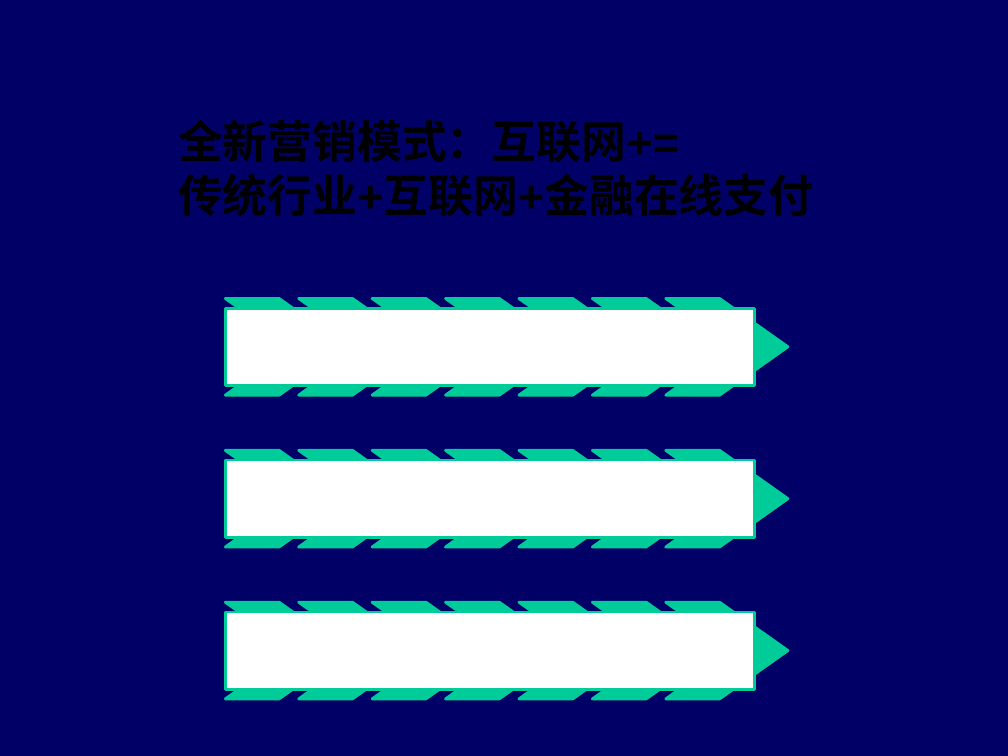
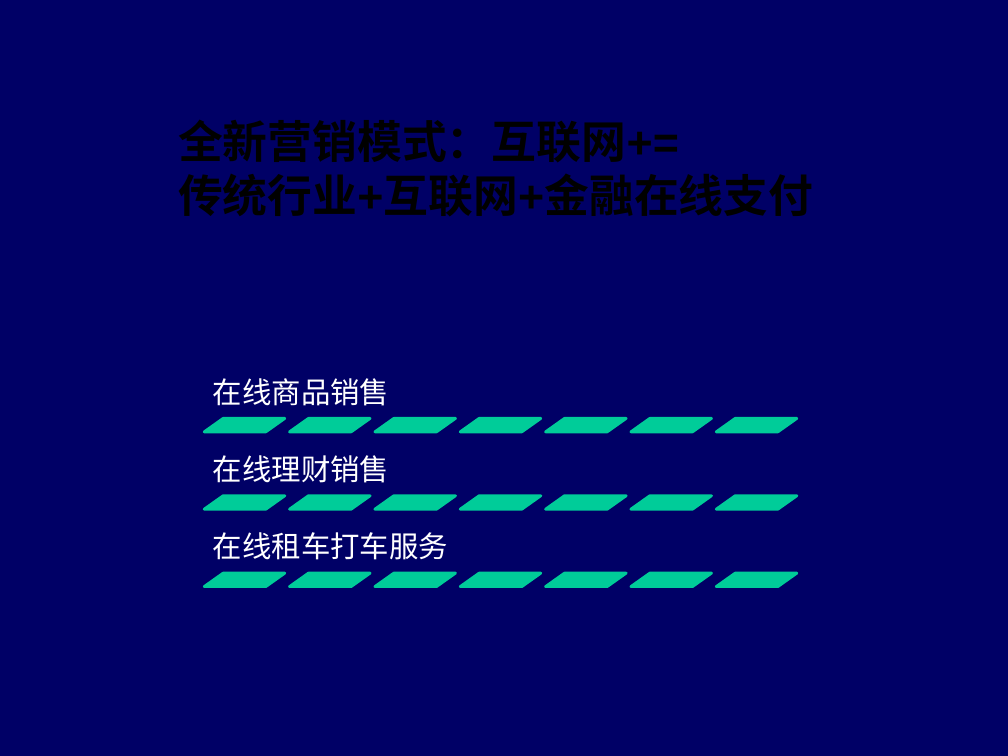
Before and after one commit to christwei/gitDoc, a slide deck: slide 2 of 环宇IT开发培训简介.pptx. Drawn at 1008x756 pixels with LibreOffice and Linux fonts; fonts in the diff are those of the drawing; background and template pictures are left out. Boxes give left, top, right and bottom in pixels: in the first picture for what was removed or moved away, otherwise in the second. Text is boxed around its words. In the diff, an @@ line names an element or a change of style, - is before the commit and + after.

```diff
--- a/环宇IT开发培训简介.pptx
+++ b/环宇IT开发培训简介.pptx
@@ text "在线商品销售": place and size @@
-text "在线商品销售" at <box>235,307,520,376</box>
+text "在线商品销售" at <box>213,378,389,406</box>
@@ text "在线理财销售": place and size @@
-text "在线理财销售" at <box>235,459,520,528</box>
+text "在线理财销售" at <box>213,455,389,483</box>
@@ size 34 to 21 pt; less space between paragraphs; vertical alignment middle to bottom in 3 elements at <box>213,455,389,483</box>, <box>213,378,389,406</box>, <box>213,532,448,560</box> @@
@@ text "在线租车打车服务": place and size @@
-text "在线租车打车服务" at <box>235,611,615,680</box>
+text "在线租车打车服务" at <box>213,532,448,560</box>
@@ group added at <box>205,418,797,587</box>: 21 parallelograms @@
@@ group removed at <box>225,298,787,699</box>: 21 chevrons, 3 rectangles @@
```
Also in this commit, not shown: 3 other slides changed, 13 other files.
